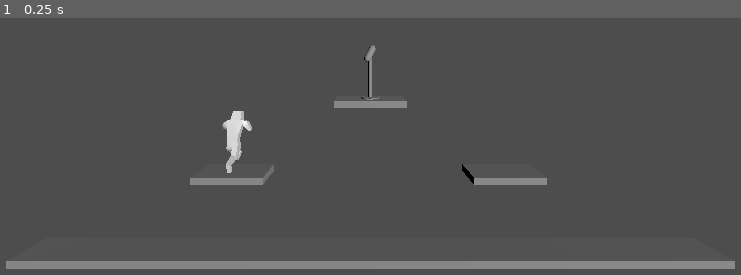
Above: before the commit, frame 1.
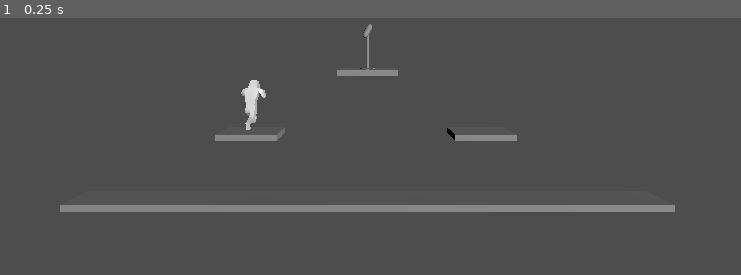
Above: after the commit, the same moment.

Repository: Dethcrvsh/mortal-democracy
Game: Godot game, scene res://scenes/main.tscn
Same seed, same stepped clock (60 frames per second), same inputs: the game is played once before the commit and once after it.
Inputs:
- Up to frame 1 (0.25 s): no input

The runs differ from the first frame. In frame 1, 7.7% of the frame differs, in the area x 0-100%, y 2-98%.

Commit message:
Fix scaling issue in Map1. Add test scene for goal mechanic.

Diff:
--- a/scenes/Platform1.tscn
+++ b/scenes/Platform1.tscn
@@ -3,8 +3,8 @@
 [sub_resource type="BoxMesh" id="BoxMesh_jbswu"]
 size = Vector3(2, 0.2, 1)
 
-[sub_resource type="ConvexPolygonShape3D" id="ConvexPolygonShape3D_s786d"]
-points = PackedVector3Array(0.954305, 0.0995948, 0.5, -1.01587, -0.115851, -0.515873, -0.958011, 0.1, -0.486038, 1.01587, -0.115851, -0.515873, -1.01587, -0.115851, 0.531746, 1.01587, -0.115851, 0.531746, 0.958011, 0.1, -0.486038, -0.954305, 0.0995948, 0.5)
+[sub_resource type="ConvexPolygonShape3D" id="ConvexPolygonShape3D_jq8ft"]
+points = PackedVector3Array(-1, -0.1, -0.5, -1, 0.1, -0.5, 1, -0.1, -0.5, -1, -0.1, 0.5, -1, 0.1, 0.5, 1, 0.1, -0.5, 1, -0.1, 0.5, 1, 0.1, 0.5)
 
 [node name="Platform1" type="StaticBody3D"]
 
@@ -12,4 +12,4 @@
 mesh = SubResource("BoxMesh_jbswu")
 
 [node name="CollisionShape3D" type="CollisionShape3D" parent="."]
-shape = SubResource("ConvexPolygonShape3D_s786d")
+shape = SubResource("ConvexPolygonShape3D_jq8ft")
--- /dev/null
+++ b/scenes/Platform2.tscn
@@ -0,0 +1,15 @@
+[gd_scene load_steps=3 format=3 uid="uid://bkoeeqyhqgy0l"]
+
+[sub_resource type="BoxMesh" id="BoxMesh_jbswu"]
+size = Vector3(8, 0.2, 1)
+
+[sub_resource type="ConvexPolygonShape3D" id="ConvexPolygonShape3D_tp6uy"]
+points = PackedVector3Array(-4, -0.1, -0.5, -4, 0.1, -0.5, 4, -0.1, -0.5, -4, -0.1, 0.5, -4, 0.1, 0.5, 4, 0.1, -0.5, 4, -0.1, 0.5, 4, 0.1, 0.5)
+
+[node name="Platform2" type="StaticBody3D"]
+
+[node name="BaseMesh" type="MeshInstance3D" parent="."]
+mesh = SubResource("BoxMesh_jbswu")
+
+[node name="CollisionShape3D" type="CollisionShape3D" parent="."]
+shape = SubResource("ConvexPolygonShape3D_tp6uy")
--- a/scenes/main.tscn
+++ b/scenes/main.tscn
@@ -5,6 +5,7 @@
 [node name="main" type="Node3D"]
 
 [node name="Map1" parent="." instance=ExtResource("1_61mrf")]
+transform = Transform3D(1, 0, 0, 0, 1, 0, 0, 0, 1, 0, 0, 0)
 
 [node name="Camera3D" type="Camera3D" parent="."]
-transform = Transform3D(1, 0, 0, 0, 1, 0, 0, 0, 1, 9.63285, 28.8805, 42.6471)
+transform = Transform3D(1, 0, 0, 0, 1, 0, 0, 0, 1, 2, 5, 10)
--- /dev/null
+++ b/scenes/test/test_goal.tscn
@@ -0,0 +1,51 @@
+[gd_scene load_steps=5 format=3 uid="uid://bfswwy6rfvdd1"]
+
+[ext_resource type="PackedScene" uid="uid://bkoeeqyhqgy0l" path="res://scenes/Platform2.tscn" id="1_w1w0v"]
+[ext_resource type="PackedScene" uid="uid://da4bmar1xqjac" path="res://scenes/Platform1.tscn" id="2_2e1ef"]
+[ext_resource type="PackedScene" uid="uid://gjj2shypyqs" path="res://scenes/Goal.tscn" id="3_js2xt"]
+[ext_resource type="PackedScene" uid="uid://b7p316tpqry1e" path="res://scenes/player.tscn" id="4_uouc1"]
+
+[node name="test_goal" type="Node3D"]
+
+[node name="Camera3D" type="Camera3D" parent="."]
+transform = Transform3D(1, 0, 0, 0, 1, 0, 0, 0, 1, 12, 7, 10)
+
+[node name="DirectionalLight3D" type="DirectionalLight3D" parent="."]
+transform = Transform3D(0.805039, 0.446567, -0.3905, 0, 0.658269, 0.752783, 0.593222, -0.606019, 0.529932, 0, 0, 0)
+
+[node name="Map" type="Node3D" parent="."]
+
+[node name="Floor1" type="Node3D" parent="Map"]
+
+[node name="Platform1" parent="Map/Floor1" instance=ExtResource("1_w1w0v")]
+
+[node name="Platform2" parent="Map/Floor1" instance=ExtResource("1_w1w0v")]
+transform = Transform3D(1, 0, 0, 0, 1, 0, 0, 0, 1, 8, 0, 0)
+
+[node name="Platform3" parent="Map/Floor1" instance=ExtResource("1_w1w0v")]
+transform = Transform3D(1, 0, 0, 0, 1, 0, 0, 0, 1, 16, 0, 0)
+
+[node name="Platform4" parent="Map/Floor1" instance=ExtResource("1_w1w0v")]
+transform = Transform3D(1, 0, 0, 0, 1, 0, 0, 0, 1, 24, 0, 0)
+
+[node name="Floor2" type="Node3D" parent="Map"]
+
+[node name="Platform1" parent="Map/Floor2" instance=ExtResource("2_2e1ef")]
+transform = Transform3D(1, 0, 0, 0, 1, 0, 0, 0, 1, 12, 3, 0)
+
+[node name="Platform2" parent="Map/Floor2" instance=ExtResource("1_w1w0v")]
+transform = Transform3D(1, 0, 0, 0, 1, 0, 0, 0, 1, 20, 3, 0)
+
+[node name="Platform3" parent="Map/Floor2" instance=ExtResource("1_w1w0v")]
+transform = Transform3D(1, 0, 0, 0, 1, 0, 0, 0, 1, 4, 3, 0)
+
+[node name="Floor3" type="Node3D" parent="Map"]
+
+[node name="Platform5" parent="Map/Floor3" instance=ExtResource("1_w1w0v")]
+transform = Transform3D(1, 0, 0, 0, 1, 0, 0, 0, 1, 12, 6, 0)
+
+[node name="Goal" parent="Map" instance=ExtResource("3_js2xt")]
+transform = Transform3D(1, 0, 0, 0, 1, 0, 0, 0, 1, 12, 6, 0)
+
+[node name="Player" parent="." instance=ExtResource("4_uouc1")]
+transform = Transform3D(1, 0, 0, 0, 1, 0, 0, 0, 1, 11.8098, 9.28961, 0)
--- a/scripts/player.gd
+++ b/scripts/player.gd
@@ -1,8 +1,8 @@
 extends CharacterBody3D
 
 
-const SPEED = 50
-const JUMP_VELOCITY = 50
+const SPEED = 10
+const JUMP_VELOCITY = 25
 const PLAYER_CONST = "p1"
 
 # Get the gravity from the project settings to be synced with RigidBody nodes.
Not shown: 1 places in scenes/Map1.tscn that only renumber resources
